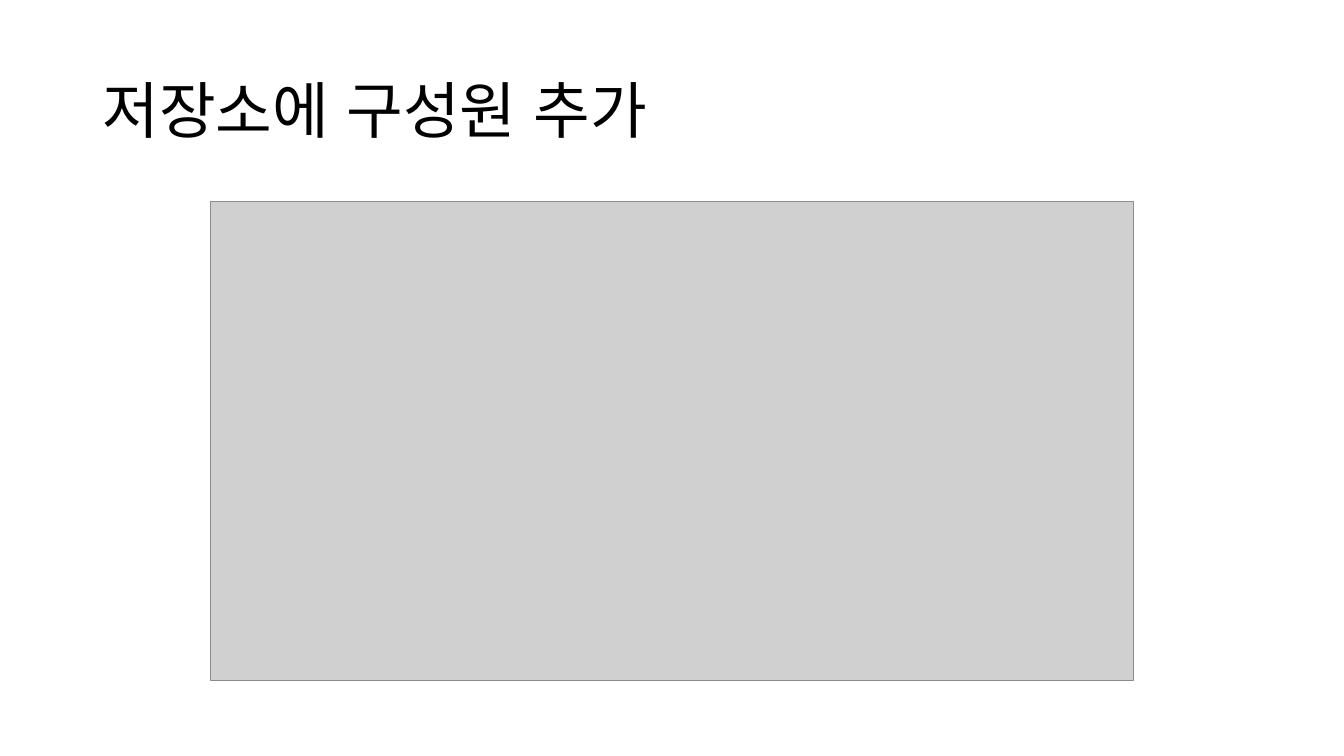
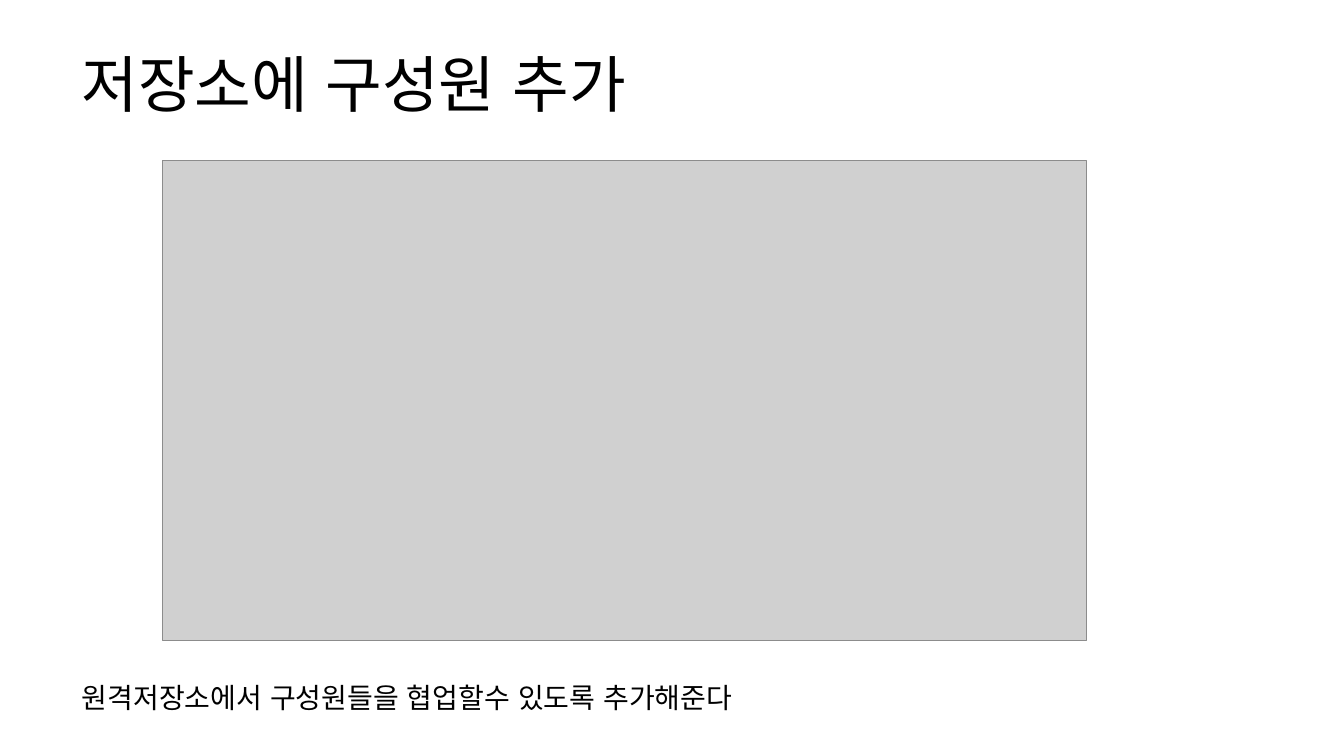
Before and after one commit to Kimxxunu/SW_777, a slide deck: slide 2 of 오픈소스 이해 7조 9주차 실습.pptx. Drawn at 1344x756 pixels with LibreOffice and Linux fonts; fonts in the diff are those of the drawing; grey boxes stand for pictures. Boxes give left, top, right and bottom in pixels: in the first picture for what was removed or moved away, otherwise in the second. Text is boxed around its words. In the diff, an @@ line names an element or a change of style, - is before the commit and + after.

```diff
--- a/오픈소스 이해 7조 9주차 실습.pptx
+++ b/오픈소스 이해 7조 9주차 실습.pptx
@@ text "저장소에 구성원 추가": place and size @@
-text "저장소에 구성원 추가" at bbox=[102, 82, 647, 138]
+text "저장소에 구성원 추가" at bbox=[82, 56, 626, 112]
@@ picture: place and size @@
-picture at bbox=[211, 202, 1134, 682]
+picture at bbox=[163, 160, 1087, 640]
@@ title added at bbox=[82, 684, 732, 711], 20 pt, text #000000 @@
+원격저장소에서 구성원들을 협업할수 있도록 추가해준다
```
Also in this commit, not shown: 4 other slides changed, 5 slides added, 3 slides removed.
